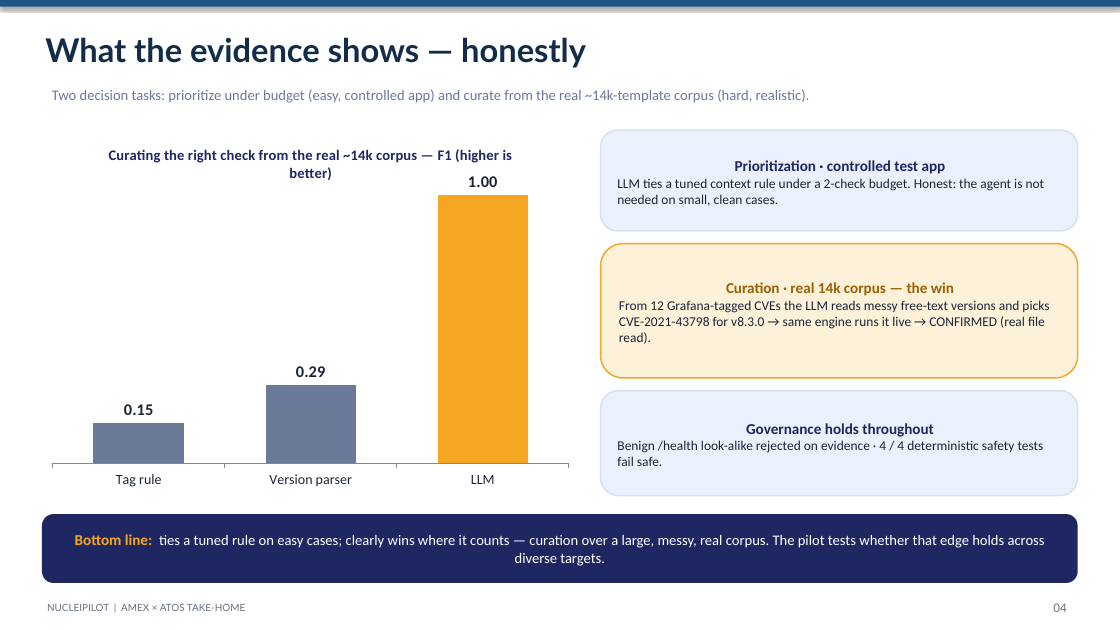
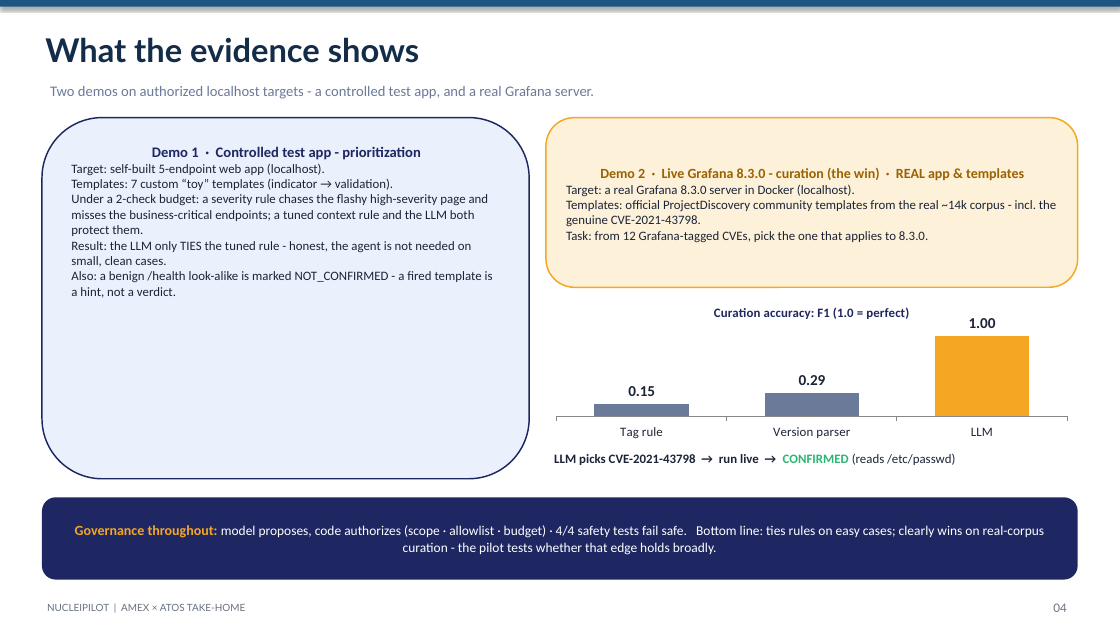
Before and after one commit to Acharya320/NucleiPilot, a slide deck: slide 4 of presentation/AXP_Executive_Deck.pptx. Drawn at 1120x630 pixels with LibreOffice and Linux fonts; fonts in the diff are those of the drawing. Boxes give left, top, right and bottom in pixels: in the first picture for what was removed or moved away, otherwise in the second. Text is boxed around its words. In the diff, an @@ line names an element or a change of style, - is before the commit and + after.

```diff
--- a/presentation/AXP_Executive_Deck.pptx
+++ b/presentation/AXP_Executive_Deck.pptx
@@ text at box(45, 37, 420, 63): text changed @@
-What the evidence shows — honestly
+What the evidence shows
@@ text at box(50, 86, 594, 99): text changed @@
-Two decision tasks: prioritize under budget (easy, controlled app) and curate from the real ~14k-template corpus (hard, realistic).
+Two demos on authorized localhost targets - a controlled test app, and a real Grafana server.
@@ rounded rectangle added at box(42, 118, 529, 479), fill #EAF0FC, outline #1E2761 1.25 pt, 11 pt, text #1B2436 @@
+Demo 1 · Controlled test app - prioritization
+Target: self-built 5-endpoint web app (localhost).
+Templates: 7 custom “toy” templates (indicator → validation).
+Under a 2-check budget: a severity rule chases the flashy high-severity page and misses the business-critical endpoints; a tuned context rule and the LLM both protect them.
+Result: the LLM only TIES the tuned rule - honest, the agent is not needed on small, clean cases.
+Also: a benign /health look-alike is marked NOT_CONFIRMED - a fired template is a hint, not a verdict.
@@ rounded rectangle "Demo 2 · Live Grafana ...": place and size @@
-rounded rectangle "Demo 2 · Live Grafana ..." at box(601, 130, 1078, 231)
+rounded rectangle "Demo 2 · Live Grafana ..." at box(546, 118, 1078, 287)
@@ rounded rectangle "Demo 2 · Live Grafana ..." at box(546, 118, 1078, 287): fill #EAF0FC to #FDF1DA; outline #D8E0F0 1.25 pt to #F5A623 1.25 pt @@
@@ column chart removed at box(42, 130, 580, 496) @@
-title "Curating the right check from the real ~14k corpus — F1 (higher is better)"
-categories: Tag rule, Version parser, LLM
-Series 1: 0.15, 0.29, 1
@@ text in rounded rectangle at box(566, 168, 1056, 242): text changed; size 11.5 to 11 pt @@
-Prioritization · controlled test app
-LLM ties a tuned context rule under a 2-check budget. Honest: the agent is not needed on small, clean cases.
+Demo 2 · Live Grafana 8.3.0 - curation (the win) · REAL app & templates
+Target: a real Grafana 8.3.0 server in Docker (localhost).
+Templates: official ProjectDiscovery community templates from the real ~14k corpus - incl. the genuine CVE-2021-43798.
+Task: from 12 Grafana-tagged CVEs, pick the one that applies to 8.3.0.
@@ rounded rectangle removed at box(601, 244, 1078, 378) @@
-Curation · real 14k corpus — the win
-From 12 Grafana-tagged CVEs the LLM reads messy free-text versions and picks CVE-2021-43798 for v8.3.0 → same engine runs it live → CONFIRMED (real file read).
@@ column chart added at box(546, 294, 1078, 444) @@
+title "Curation accuracy: F1 (1.0 = perfect)"
+categories: Tag rule, Version parser, LLM
+Series 1: 0.15, 0.29, 1
@@ rounded rectangle removed at box(601, 391, 1078, 496) @@
-Governance holds throughout
-Benign /health look-alike rejected on evidence · 4 / 4 deterministic safety tests fail safe.
@@ text added at box(554, 454, 955, 465), 11 pt, text #1B2436, bold @@
+LLM picks CVE-2021-43798 → run live → CONFIRMED (reads /etc/passwd)
@@ rounded rectangle "Governance throughout: model proposes, code ...": place and size @@
-rounded rectangle "Governance throughout: model proposes, code ..." at box(42, 514, 1078, 583)
+rounded rectangle "Governance throughout: model proposes, code ..." at box(42, 497, 1078, 580)
@@ text in rounded rectangle at box(75, 525, 1044, 555): text changed; size 12.5 to 11.5 pt @@
-Bottom line: ties a tuned rule on easy cases; clearly wins where it counts — curation over a large, messy, real corpus. The pilot tests whether that edge holds across diverse targets.
+Governance throughout: model proposes, code authorizes (scope · allowlist · budget) · 4/4 safety tests fail safe. Bottom line: ties rules on easy cases; clearly wins on real-corpus curation - the pilot tests whether that edge holds broadly.
```
Also in this commit, not shown: 3 other slides changed, 7 other files.
